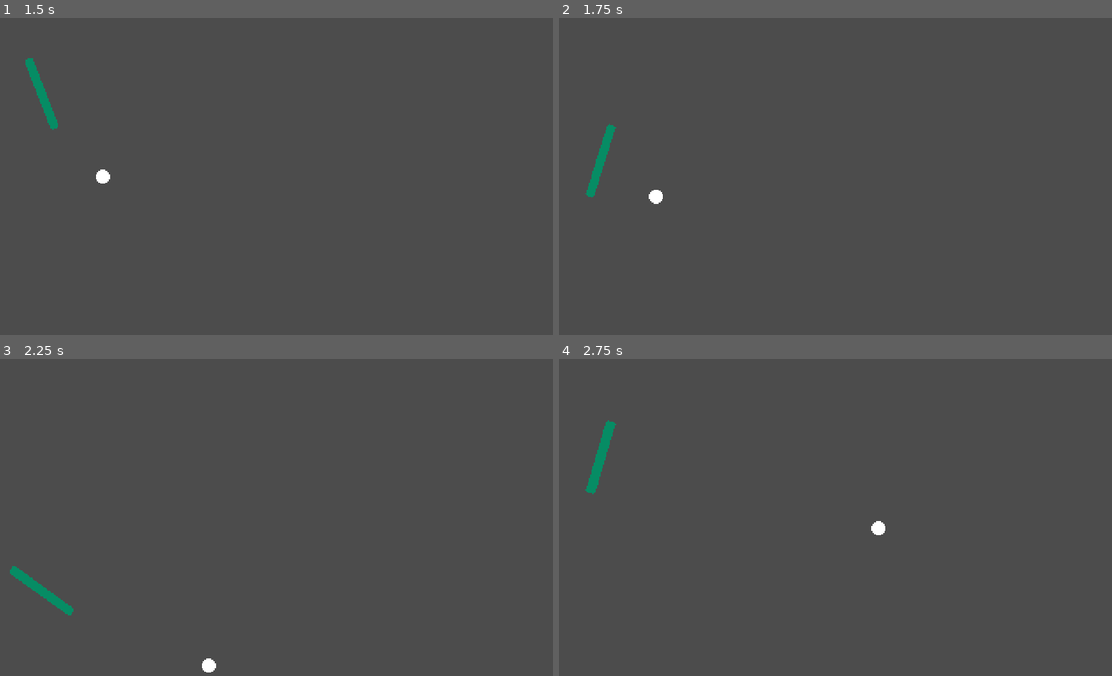
Above: before the commit, frames 1-4 (two rows, left to right).
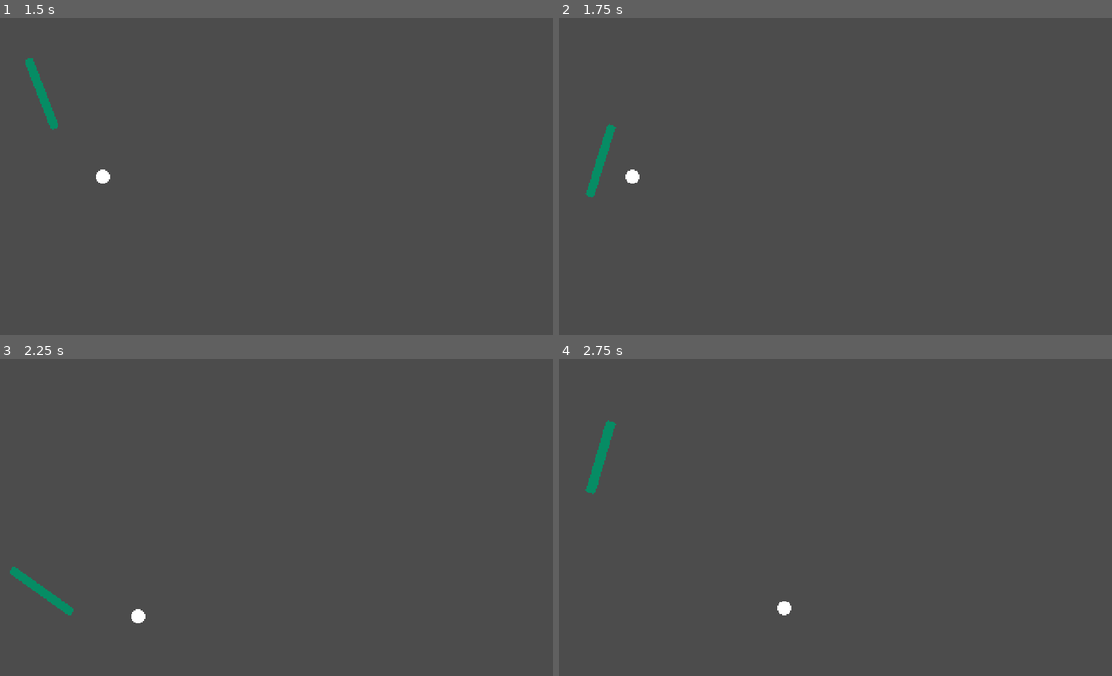
Above: after the commit, the same moments.

Repository: adatechschool/spin-spong
Game: Godot game, scene res://scenes/pong.tscn
Two runs of this game, one before a commit and one after it. Both use one fixed random seed, a clock stepped at 60 frames per second and the inputs below.
Inputs:
- Up to frame 1 (1.5 s): hold Up (adriel_goes_up) 0.53-1.28 s; hold Down (adriel_goes_down) from 1.28 s (still down)
- Up to frame 2 (1.75 s): keep holding Down (adriel_goes_down)
- Up to frame 3 (2.25 s): release Down (adriel_goes_down) at 2.03 s; hold Up (adriel_goes_up) from 2.03 s (still down)
- Up to frame 4 (2.75 s): keep holding Up (adriel_goes_up)

Frame 1 is identical in both runs. In frame 2, 0.2% of the frame differs, in the area x 12-19%, y 47-59%; in frame 3, 0.2%, in the area x 1-40%, y 65-99%; in frame 4, 0.2%.

Commit message:
set up collision layers and masks

Diff:
--- a/scenes/ball.tscn
+++ b/scenes/ball.tscn
@@ -11,6 +11,8 @@
 radius = 6.72109
 
 [node name="ball" type="RigidBody2D"]
+collision_layer = 8
+collision_mask = 6
 mode = 2
 mass = 0.00102041
 physics_material_override = SubResource( 1 )
--- a/scenes/border.tscn
+++ b/scenes/border.tscn
@@ -1,6 +1,8 @@
 [gd_scene format=2]
 
 [node name="border" type="StaticBody2D"]
+collision_layer = 4
+collision_mask = 9
 
 [node name="hitbox" type="CollisionPolygon2D" parent="."]
 polygon = PoolVector2Array( -10, -10, 490, -10, 490, 280, -10, 280, 0, 270, 480, 270, 480, 0, 0, 0, 0, 270, -10, 280 )
--- a/scenes/paddle.tscn
+++ b/scenes/paddle.tscn
@@ -11,6 +11,7 @@
 height = 58.7538
 
 [node name="paddleBox" type="RigidBody2D"]
+collision_mask = 4
 mode = 2
 gravity_scale = 0.0
 linear_damp = 8.0
@@ -27,7 +28,7 @@
 
 [node name="paddle" type="RigidBody2D" parent="."]
 collision_layer = 2
-collision_mask = 2
+collision_mask = 8
 gravity_scale = 0.0
 linear_damp = 8.0
 angular_damp = 4.0
Not shown: 2 places in scenes/paddle.tscn that only renumber resources
